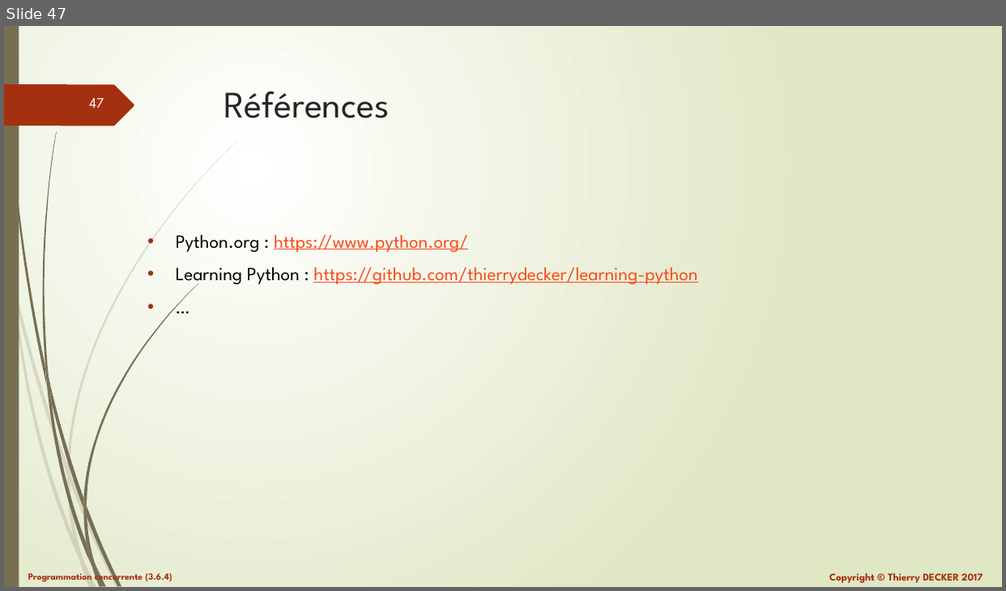
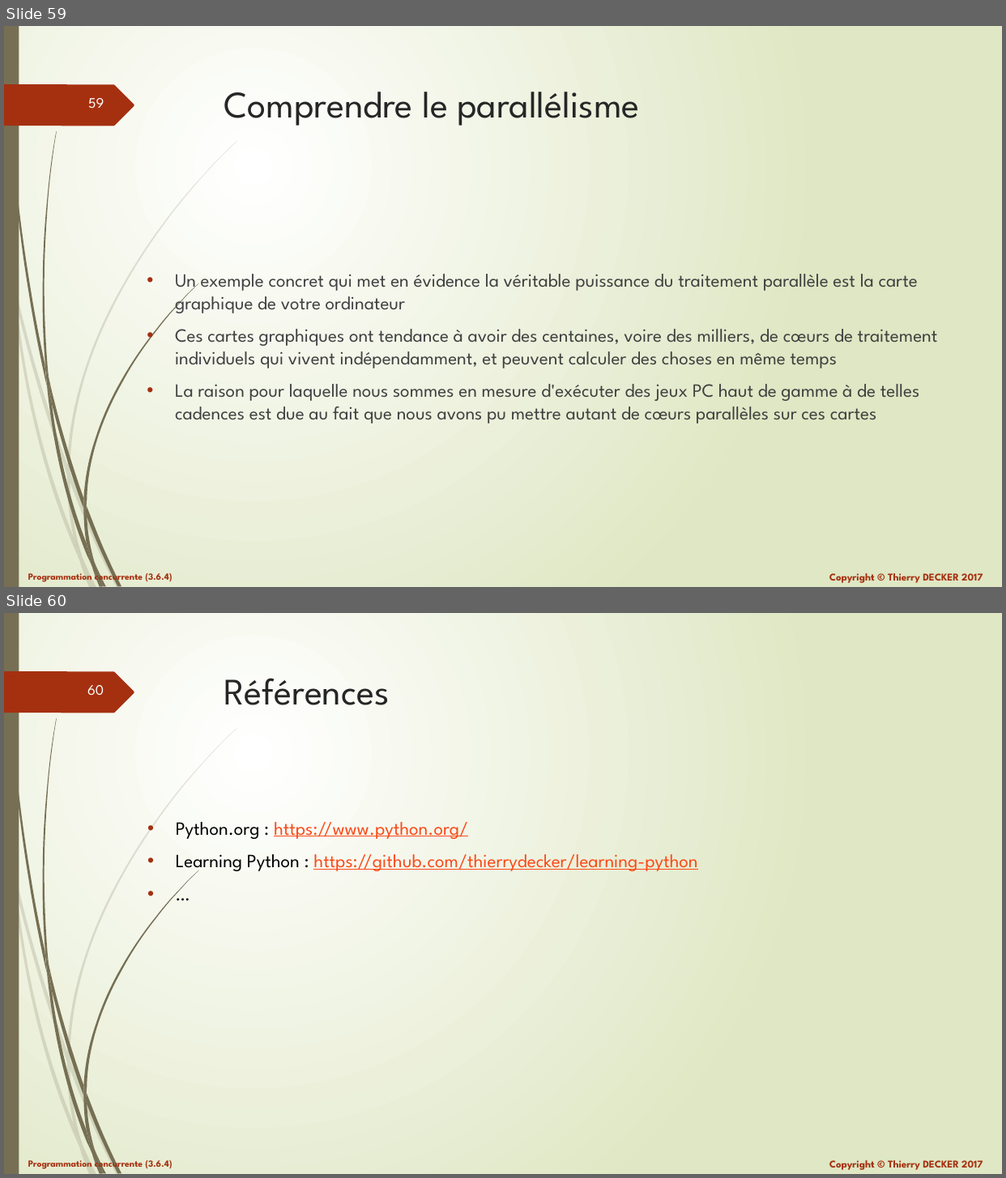
Before and after one commit to VikmanTheRacoon/learning-python, a slide deck: documentations/python-103.pptx. Shown one above the other, each under a label of ours: slide 47 before the commit, slides 59 and 60 after it. The pictures are 1006x591 and 1006x1178 pixels, drawn with LibreOffice and Linux fonts; fonts in the diff are those of the drawing. Boxes give left, top, right and bottom in pixels: in the first picture for what was removed or moved away, otherwise in the second. Text is boxed around its words. In the diff, an @@ line names an element or a change of style, - is before the commit and + after.

```diff
--- a/documentations/python-103.pptx
+++ b/documentations/python-103.pptx
@@ slide 59 added at box(4, 26, 1002, 587), background gradient #FFFFFF to #DFE8C4; not listed: 27 template elements that a slide beside it also shows @@
@@ title added at box(224, 92, 639, 126), 36 pt, text #262626 @@
+Comprendre le parallélisme
@@ text added at box(175, 274, 938, 424), 18 pt, text #404040 @@
+• Un exemple concret qui met en évidence la véritable puissance du traitement parallèle est la carte graphique de votre ordinateur
+• Ces cartes graphiques ont tendance à avoir des centaines, voire des milliers, de cœurs de traitement individuels qui vivent indépendamment, et peuvent calculer des choses en même temps
+• La raison pour laquelle nous sommes en mesure d'exécuter des jeux PC haut de gamme à de telles cadences est due au fait que nous avons pu mettre autant de cœurs parallèles sur ces cartes
@@ what was slide 47 is now slide 60 @@
@@ page number at box(87, 685, 104, 695): text changed @@
-47
+60
```
Also in this commit, not shown: 1 slide changed, 12 other slides added, 1 other file.
